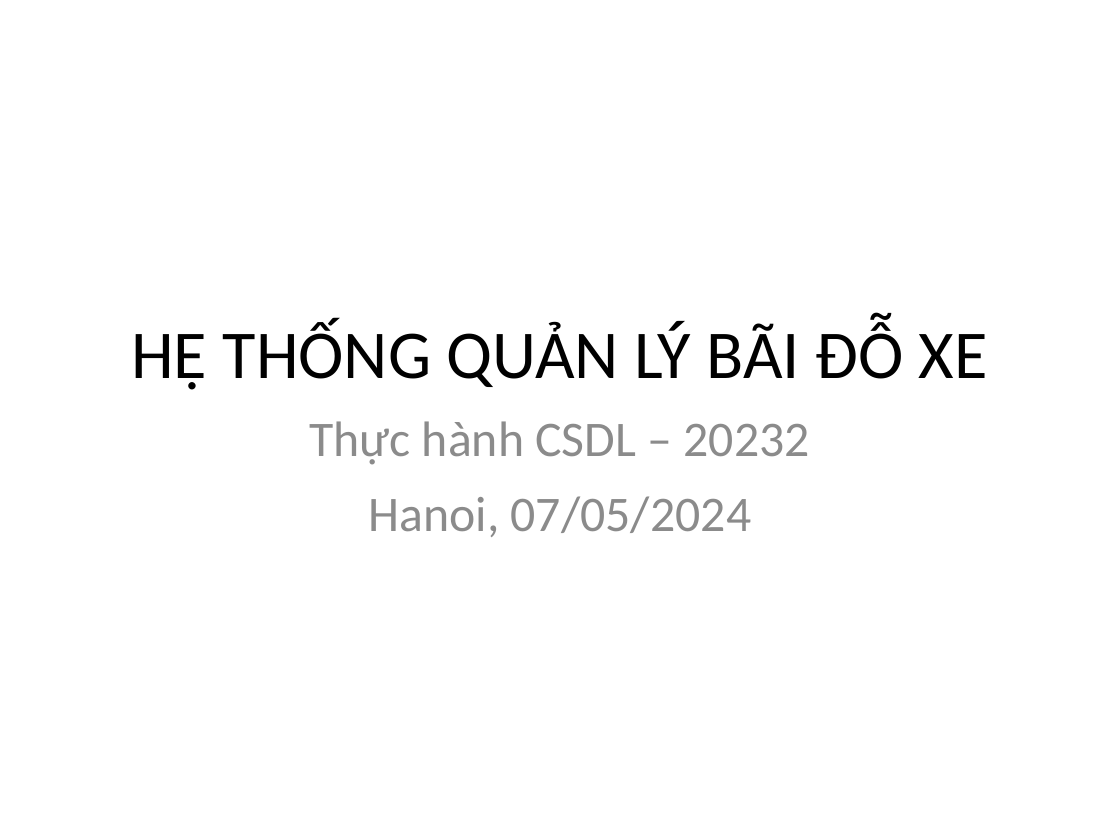
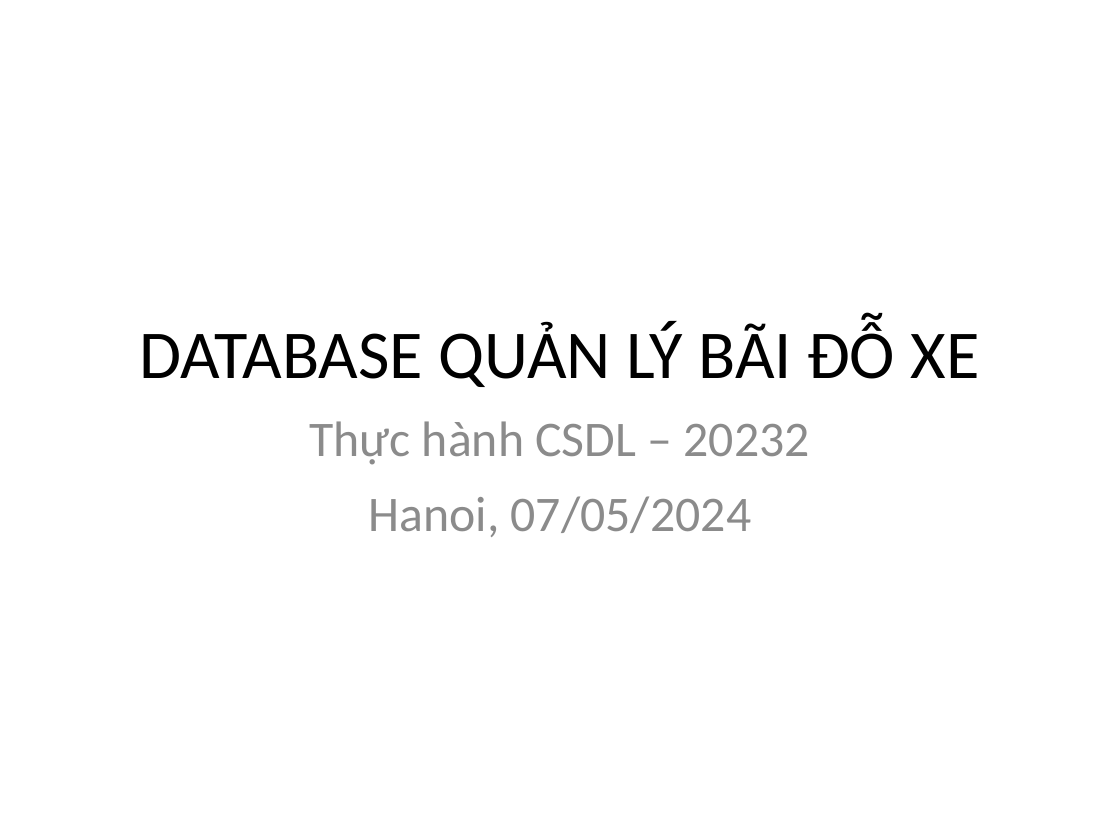
Before and after one commit to manhnd52/HustParkingLot, a slide deck: slide 1 of readme/slide.pptx. Drawn at 1120x840 pixels with LibreOffice and Linux fonts; fonts in the diff are those of the drawing. Boxes give left, top, right and bottom in pixels: in the first picture for what was removed or moved away, otherwise in the second. Text is boxed around its words. In the diff, an @@ line names an element or a change of style, - is before the commit and + after.

```diff
--- a/readme/slide.pptx
+++ b/readme/slide.pptx
@@ title at [139,321,980,387]: text changed @@
-HỆ THỐNG QUẢN LÝ BÃI ĐỖ XE
+DATABASE QUẢN LÝ BÃI ĐỖ XE
```
Also in this commit, not shown: 11 other slides changed, 17 slides added, 7 slides removed, 1 other file.
